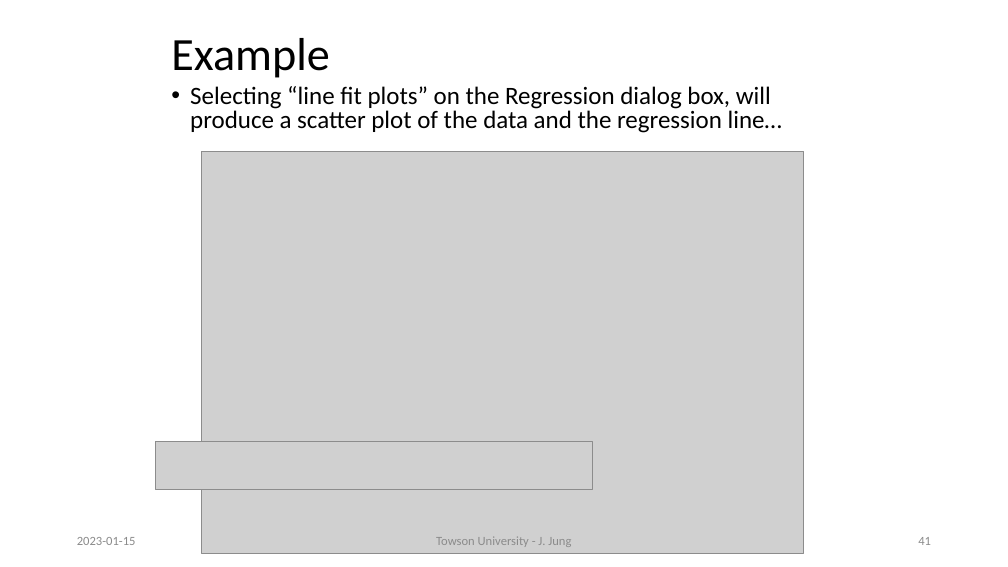
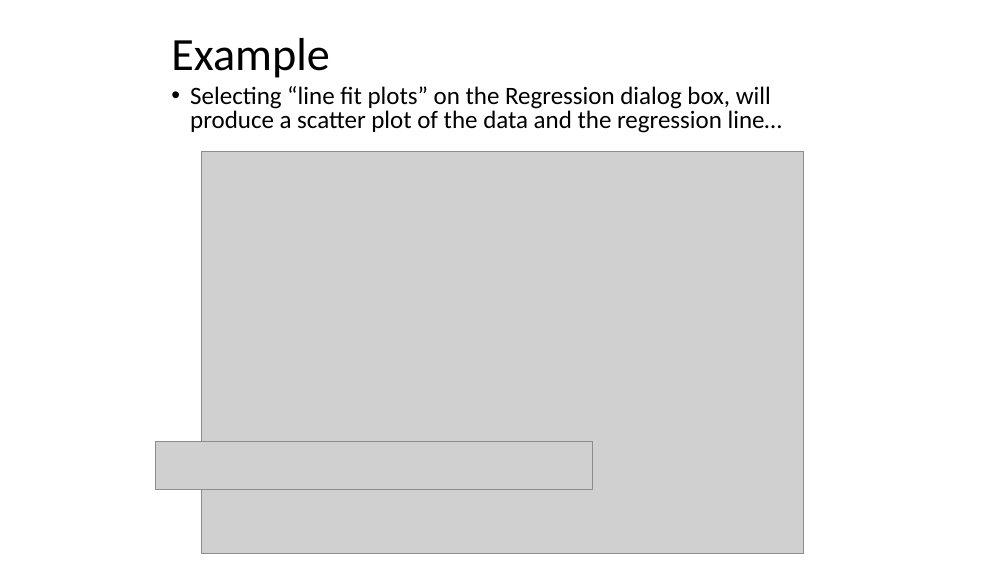
Before and after one commit to motazsaad/Math-Statistics-DataScience, a slide deck: slide 35 of slides/Linear Regerssion.pptx (slide 41 before the commit). Drawn at 1008x567 pixels with LibreOffice and Linux fonts; fonts in the diff are those of the drawing; grey boxes stand for pictures. Boxes give left, top, right and bottom in pixels: in the first picture for what was removed or moved away, otherwise in the second. Text is boxed around its words. In the diff, an @@ line names an element or a change of style, - is before the commit and + after.

```diff
--- a/slides/Linear Regerssion.pptx
+++ b/slides/Linear Regerssion.pptx
@@ text removed at <box>77,537,136,545</box> @@
-2023-01-15
@@ text removed at <box>436,536,571,547</box> @@
-Towson University - J. Jung
@@ page number removed at <box>918,537,931,545</box> @@
-41
```
Also in this commit, not shown: 10 other slides changed, 2 slides added, 13 slides removed.
